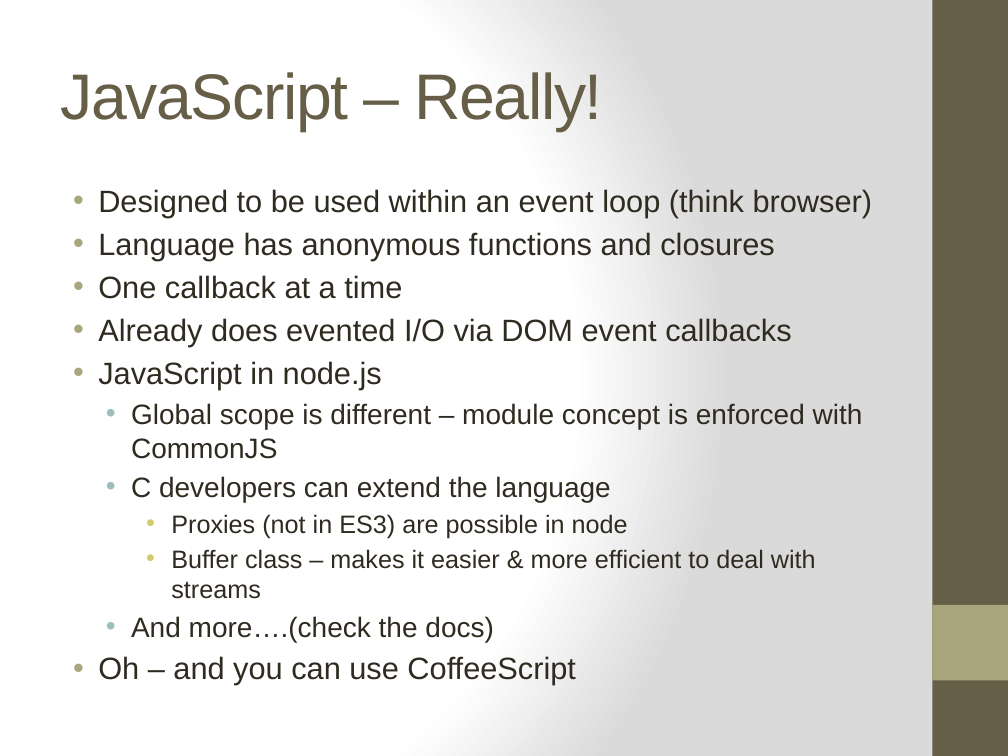
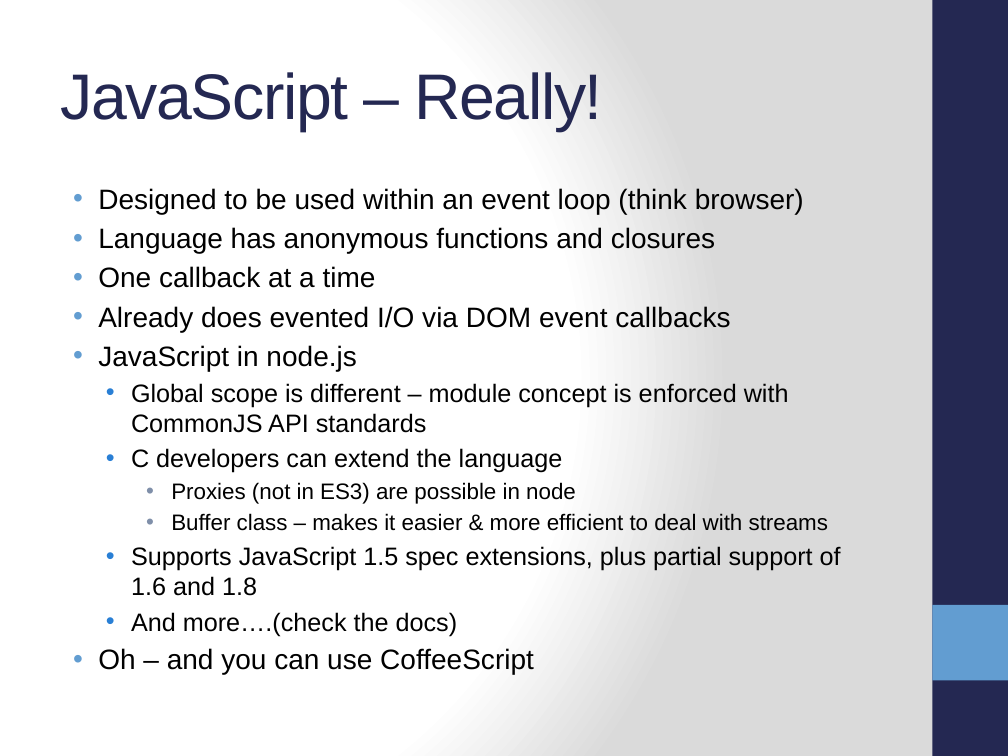
Before and after one commit to ifandelse/DevLink-2011---Getting-Started-With-Nodejs, a slide deck: slide 16 of PowerPoint/GettingStartedWithNodejs.pptx (slide 12 before the commit). Drawn at 1008x756 pixels with LibreOffice and Linux fonts; fonts in the diff are those of the drawing. Boxes give left, top, right and bottom in pixels: in the first picture for what was removed or moved away, otherwise in the second. Text is boxed around its words. In the diff, an @@ line names an element or a change of style, - is before the commit and + after.

```diff
--- a/PowerPoint/GettingStartedWithNodejs.pptx
+++ b/PowerPoint/GettingStartedWithNodejs.pptx
@@ rectangle at [932, 0, 1008, 756]: fill #675E47 to #242852 @@
@@ title "JavaScript – Really!" at [60, 72, 602, 131]: text colour #675E47 to #242852 @@
@@ text at [98, 188, 828, 674]: size 22 to 20 pt in "Designed to be used within an event ...", "Language has anonymous functions and closures", "One callback at a time", "Already does evented I/O via DOM event ..." and 2 more places; text colour #2F2B20 to #000000 in "Designed to be used within an event ...", "Language has anonymous functions and closures", "One callback at a time", "Already does evented I/O via DOM event ..." and 6 more places; size 20 to 18 pt in "C developers can extend the language", "And more….(check the docs)"; size 18 to 16 pt in "Proxies (not in ES3) are possible in ...", "Buffer class – makes it easier & ..."; bullet colour #A9A57C to #629DD1; bullet colour #9CBEBD to #297FD5; bullet colour #D2CB6C to #7F8FA9 @@
@@ text at [131, 383, 789, 433]: text changed; size 20 to 18 pt; text colour #2F2B20 to #000000 @@
-  • Global scope is different – module concept is enforced with CommonJS
+  • Global scope is different – module concept is enforced with CommonJS API standards
@@ text at [131, 546, 841, 596]: paragraph added @@
+  • Supports JavaScript 1.5 spec extensions, plus partial support of 1.6 and 1.8
@@ rectangle at [932, 605, 1008, 680]: fill #A9A57C to #629DD1 @@
```
Also in this commit, not shown: 14 other slides changed, 11 slides added, 5 other files.
